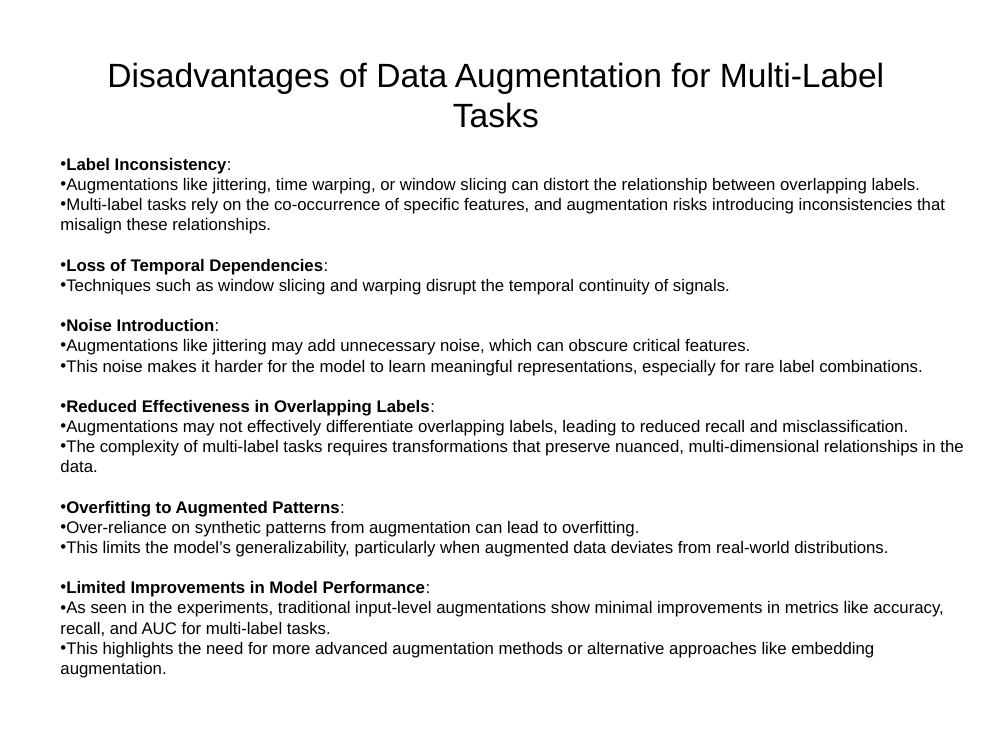
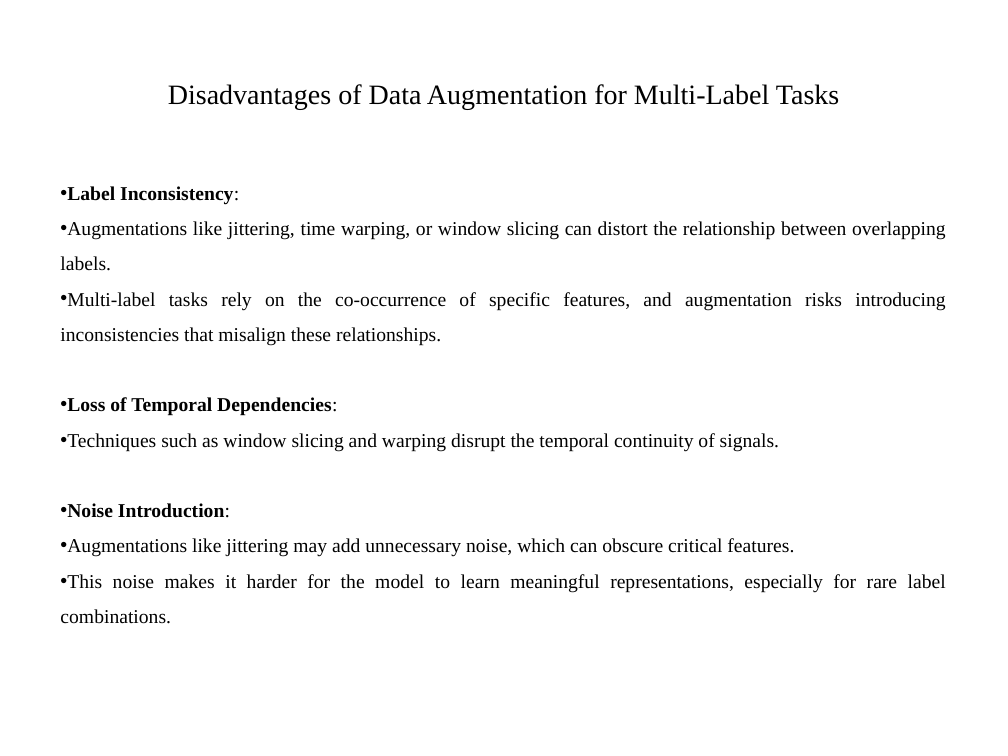
Before and after one commit to nikil1506/Thesis-Work, a slide deck: slide 20 of Presentation.pptx (slide 16 before the commit). Drawn at 1008x756 pixels with LibreOffice and Linux fonts; fonts in the diff are those of the drawing. Boxes give left, top, right and bottom in pixels: in the first picture for what was removed or moved away, otherwise in the second. Text is boxed around its words. In the diff, an @@ line names an element or a change of style, - is before the commit and + after.

```diff
--- a/Presentation.pptx
+++ b/Presentation.pptx
@@ rectangle removed at box(0, 0, 1008, 187) @@
@@ title "Disadvantages of Data Augmentation for ...": place and size @@
-title "Disadvantages of Data Augmentation for ..." at box(107, 62, 884, 128)
+title "Disadvantages of Data Augmentation for ..." at box(168, 84, 839, 110)
@@ title "Disadvantages of Data Augmentation for ..." at box(168, 84, 839, 110): size 24 to 20 pt, font Arial to Times New Roman @@
@@ text "Label Inconsistency:": place and size @@
-text "Label Inconsistency:" at box(60, 158, 963, 678)
+text "Label Inconsistency:" at box(60, 186, 946, 624)
@@ text "Label Inconsistency:" at box(60, 186, 946, 624): size 12 to 14 pt, font Arial to Times New Roman; alignment left to justified; line spacing 1 to 1.5 @@
@@ text at box(60, 400, 963, 678): paragraphs removed @@
-• Reduced Effectiveness in Overlapping Labels:
-• Augmentations may not effectively differentiate overlapping labels, leading to reduced recall and misclassification.
-• The complexity of multi-label tasks requires transformations that preserve nuanced, multi-dimensional relationships in the data.
-• Overfitting to Augmented Patterns:
-• Over-reliance on synthetic patterns from augmentation can lead to overfitting.
-• This limits the model’s generalizability, particularly when augmented data deviates from real-world distributions.
-• Limited Improvements in Model Performance:
-• As seen in the experiments, traditional input-level augmentations show minimal improvements in metrics like accuracy, recall, and AUC for multi-label tasks.
-• This highlights the need for more advanced augmentation methods or alternative approaches like embedding augmentation.
```
Also in this commit, not shown: 29 other slides changed, 6 slides added, 1 slide removed.
